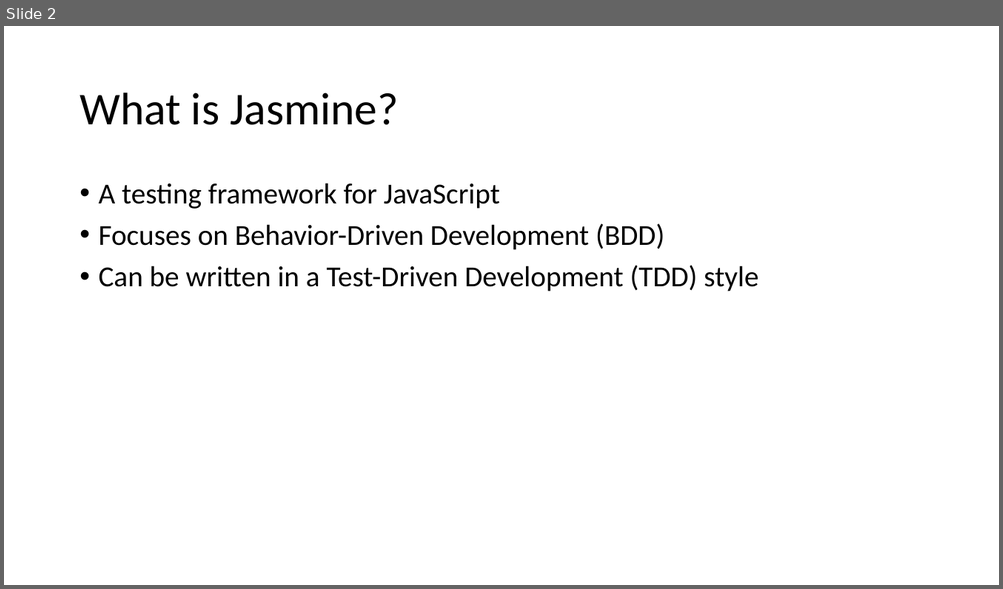
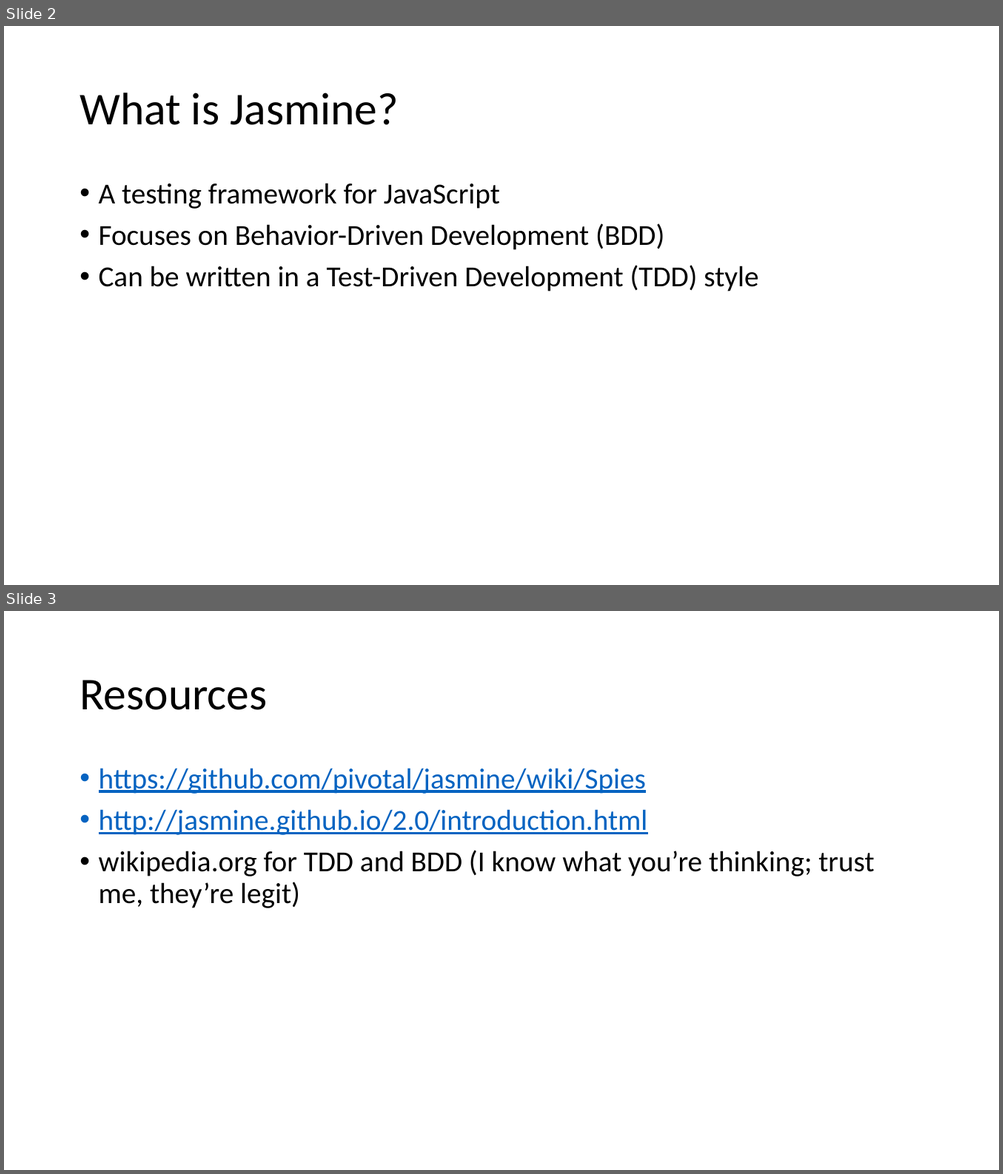
Before and after one commit to mbowman8/Testing_JavaScript_101, a slide deck: Presentation.pptx. Shown one above the other, each under a label of ours: slide 2 before the commit, slides 2 and 3 after it. The pictures are 1003x589 and 1003x1174 pixels, drawn with LibreOffice and Linux fonts; fonts in the diff are those of the drawing. Boxes give left, top, right and bottom in pixels: in the first picture for what was removed or moved away, otherwise in the second. Text is boxed around its words. In the diff, an @@ line names an element or a change of style, - is before the commit and + after.

```diff
--- a/Presentation.pptx
+++ b/Presentation.pptx
@@ slide 3 added at [4, 611, 999, 1170], background #FFFFFF @@
@@ title added at [79, 680, 267, 710], 44 pt, text #000000 @@
+Resources
@@ text added at [99, 768, 874, 908], 28 pt, text #0563C1, underline @@
+• https://github.com/pivotal/jasmine/wiki/Spies
+• http://jasmine.github.io/2.0/introduction.html
+• wikipedia.org for TDD and BDD (I know what you’re thinking; trust me, they’re legit)
```
Also in this commit, not shown: 1 slide changed.
